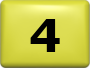
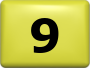
Two versions of the same layered image (90x68). Layer-by-layer changes:
hid "4" over left=30, top=19, right=60, bottom=52
showed "9" over left=31, top=18, right=59, bottom=53
